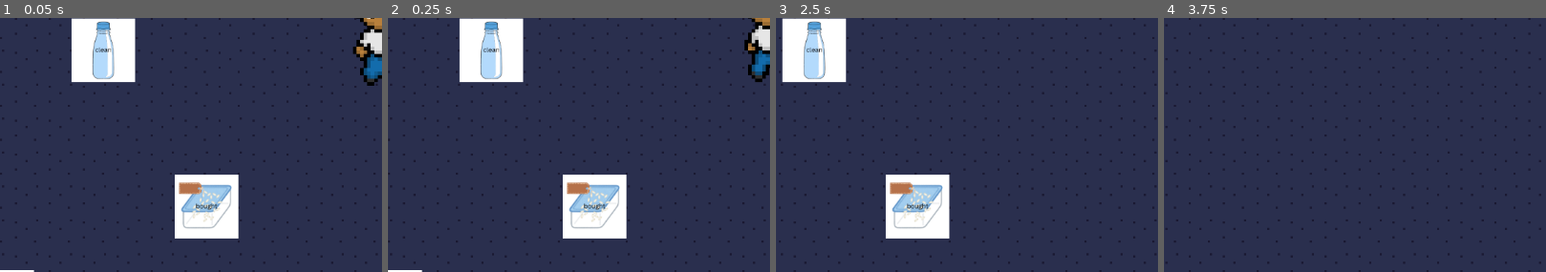
Above: before the commit, frames 1-4 (left to right).
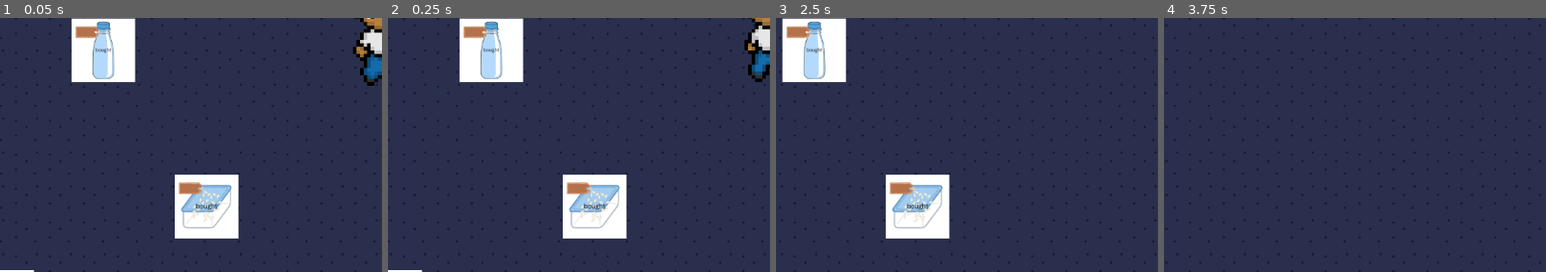
Above: after the commit, the same moments.

Repository: thisotherguyalso/KAILOG-Game
Game: Godot game, scene res://main.tscn
Same seed, same stepped clock (60 frames per second), same inputs: the game is played once before the commit and once after it. The engine's default icon, where the game draws it, is replaced by a stand-in: a white triangle on a blue panel in a dark square.
Inputs (mouse positions are % of the whole screen's width and height, from its top left):
- Up to frame 1 (0.05 s): no input
- Up to frame 2 (0.25 s): no input
- Up to frame 3 (2.5 s): drag from (26, 91) to (14, 51) at 0.52 s; drag from (38, 91) to (14, 51) at 1.27 s; move the mouse to (50, 91) at 2.02 s; hold Right (ui_right) from 2.03 s (still down); hold Shift (sprint) from 2.03 s (still down); click (50, 91) at 2.17 s
- Up to frame 4 (3.75 s): release Right (ui_right) at 2.75 s; release Shift (sprint) at 2.75 s; drag from (62, 91) to (77, 59) at 2.77 s; drag from (74, 91) to (55, 50) at 3.52 s
The pictures show only the part of the screen within x 0-50%, y 45-95%; the shares and areas given below are measured in that part.

The runs differ from the first frame. In frame 1, 0.3% of the frame differs, in the area x 19-30%, y 3-14%; in frame 2, 0.3%; in frame 3, 0.3%, in the area x 2-13%, y 3-14%; in frame 4, nothing differs.

Commit message:
Fixed Shop

Diff:
--- a/kailog-demo/Items/bottle.tres
+++ b/kailog-demo/Items/bottle.tres
@@ -8,7 +8,6 @@
 
 [resource]
 script = ExtResource("5_p354d")
-state = 1
 icon_bought = ExtResource("1_efekc")
 icon_clean = ExtResource("2_uoh5o")
 icon_dirty = ExtResource("3_ddq4b")
--- a/kailog-demo/Player/player.tscn
+++ b/kailog-demo/Player/player.tscn
@@ -156,3 +156,4 @@
 [node name="CanvasLayer" type="CanvasLayer" parent="." unique_id=1949154919]
 
 [node name="Player UI" parent="CanvasLayer" unique_id=434432760 instance=ExtResource("3_btcbx")]
+mouse_filter = 2
--- a/kailog-demo/Stations/shop_station.gd
+++ b/kailog-demo/Stations/shop_station.gd
@@ -1,5 +1,5 @@
 ## Buy station. Click/tap to purchase the configured item.
-## Each click buys one. Click multiple times for multiple.
+## Each click buys one and spawns it as a pickup.
 class_name ShopStation
 extends Station
 
@@ -27,9 +27,18 @@
 	if not player.money.can_afford(buy_price):
 		# TODO: show "not enough money" feedback.
 		return
-	if player.inventory.add_item(item_for_sale):
-		player.money.deduct(buy_price)
-		# Quick feedback pulse on purchase.
-		_tween_scale(HOVER_SCALE)
-		await get_tree().create_timer(0.1).timeout
-		_tween_scale(NORMAL_SCALE)
+
+	player.money.deduct(buy_price)
+	_spawn_pickup(item_for_sale.duplicate())
+
+	# Quick feedback pulse on purchase.
+	_tween_scale(HOVER_SCALE)
+	await get_tree().create_timer(0.1).timeout
+	_tween_scale(NORMAL_SCALE)
+
+
+func _spawn_pickup(item: Item) -> void:
+	var pickup := preload("res://Items/pickup_item.tscn").instantiate()
+	pickup.item = item
+	pickup.global_position = global_position + Vector2(randi_range(-50, 50), 40)
+	get_parent().add_child(pickup)
--- a/kailog-demo/main.tscn
+++ b/kailog-demo/main.tscn
@@ -261,19 +261,18 @@
 required_container_name = "Bottle"
 
 [node name="DLRefillStation" parent="." unique_id=1737180864 instance=ExtResource("5_5vw27")]
-z_index = 1
 position = Vector2(922, -138)
 fill_contents = "Dishwashing Liquid"
 required_container_name = "Bottle"
 
 [node name="RRefillStation" parent="." unique_id=381054757 instance=ExtResource("5_5vw27")]
-z_index = 1
 position = Vector2(1139, -138)
 fill_contents = "Rice"
 required_container_name = "Tupperware"
 
 [node name="ShopStation" parent="." unique_id=1971240148 instance=ExtResource("6_kek77")]
 position = Vector2(1022, 64)
+item_for_sale = ExtResource("7_w48qg")
 
 [node name="TrashStation" parent="." unique_id=681390836 instance=ExtResource("7_4c57u")]
 position = Vector2(1283, 64)
@@ -288,6 +287,7 @@
 anchor_bottom = 1.0
 grow_horizontal = 2
 grow_vertical = 2
+mouse_filter = 2
 script = ExtResource("16_yaehf")
 game_manager = NodePath("../../GameManager")
 
@@ -339,6 +339,7 @@
 offset_right = 200.0
 offset_bottom = 150.0
 grow_vertical = 2
+mouse_filter = 2
 script = ExtResource("16_2cqfq")
 game_manager = NodePath("../../GameManager")
 
